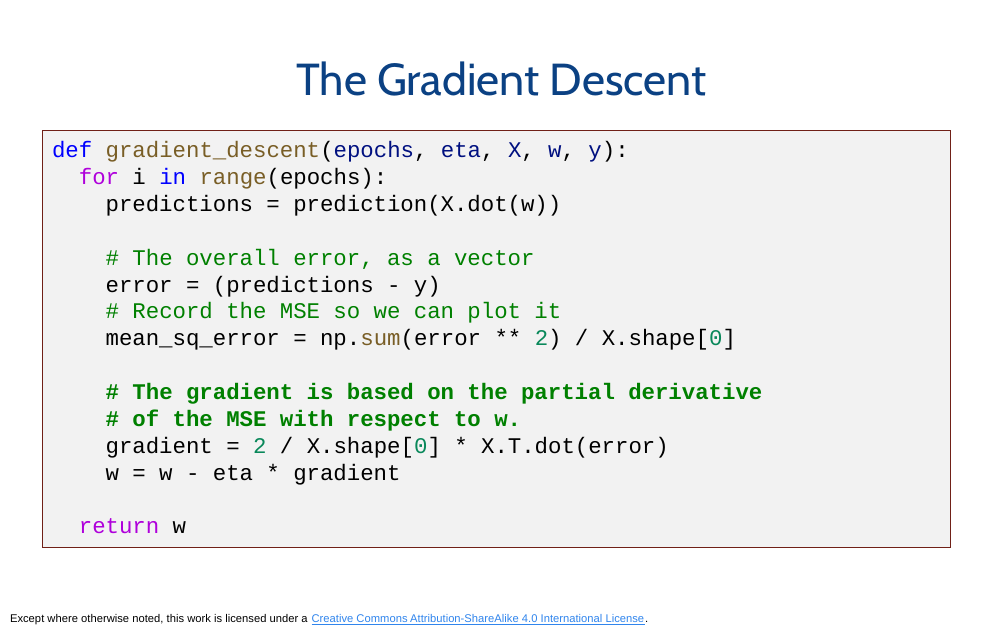
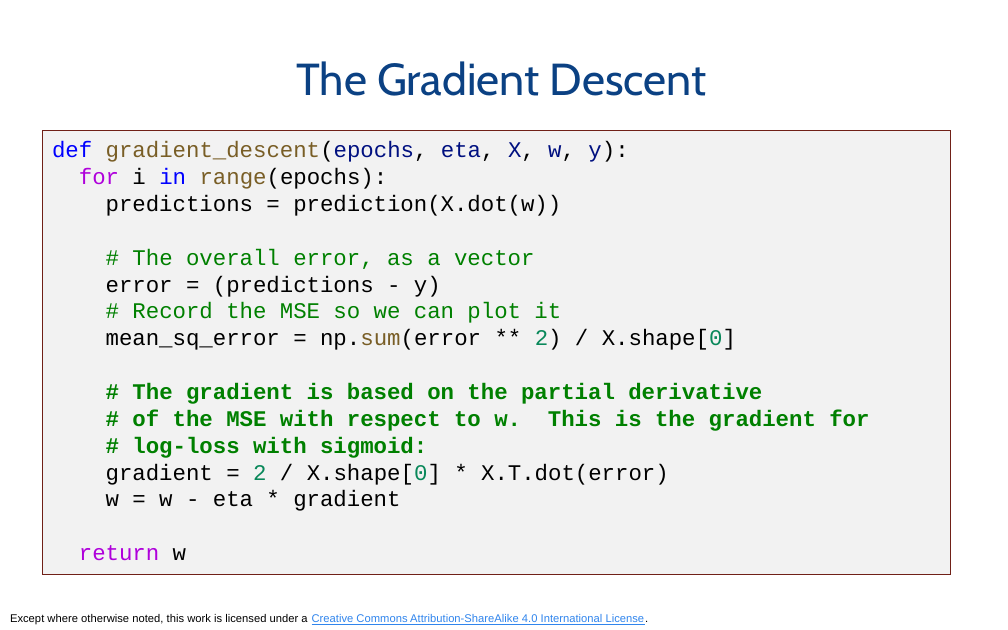
Before and after one commit to odpi/OpenDS4All, a slide deck: slide 23 of opends4all-resources/opends4all-machine-learning/SUPERVISED-ML-NN-neural-nets-intermediate.pptx (slide 21 before the commit). Drawn at 1008x630 pixels with LibreOffice and Linux fonts; fonts in the diff are those of the drawing. Boxes give left, top, right and bottom in pixels: in the first picture for what was removed or moved away, otherwise in the second. Text is boxed around its words. In the diff, an @@ line names an element or a change of style, - is before the commit and + after.

```diff
--- a/opends4all-resources/opends4all-machine-learning/SUPERVISED-ML-NN-neural-nets-intermediate.pptx
+++ b/opends4all-resources/opends4all-machine-learning/SUPERVISED-ML-NN-neural-nets-intermediate.pptx
@@ rectangle "def gradient_descent(epochs, eta, X, w, ...": place and size @@
-rectangle "def gradient_descent(epochs, eta, X, w, ..." at (42, 130, 952, 547)
+rectangle "def gradient_descent(epochs, eta, X, w, ..." at (42, 130, 952, 575)
@@ text in rectangle at (132, 410, 869, 458): text changed @@
-# of the MSE with respect to w.
+# of the MSE with respect to w. This is the gradient for
+# log-loss with sigmoid:
```
Also in this commit, not shown: 12 other slides changed, 12 slides added, 2 slides removed, 3 other files.
